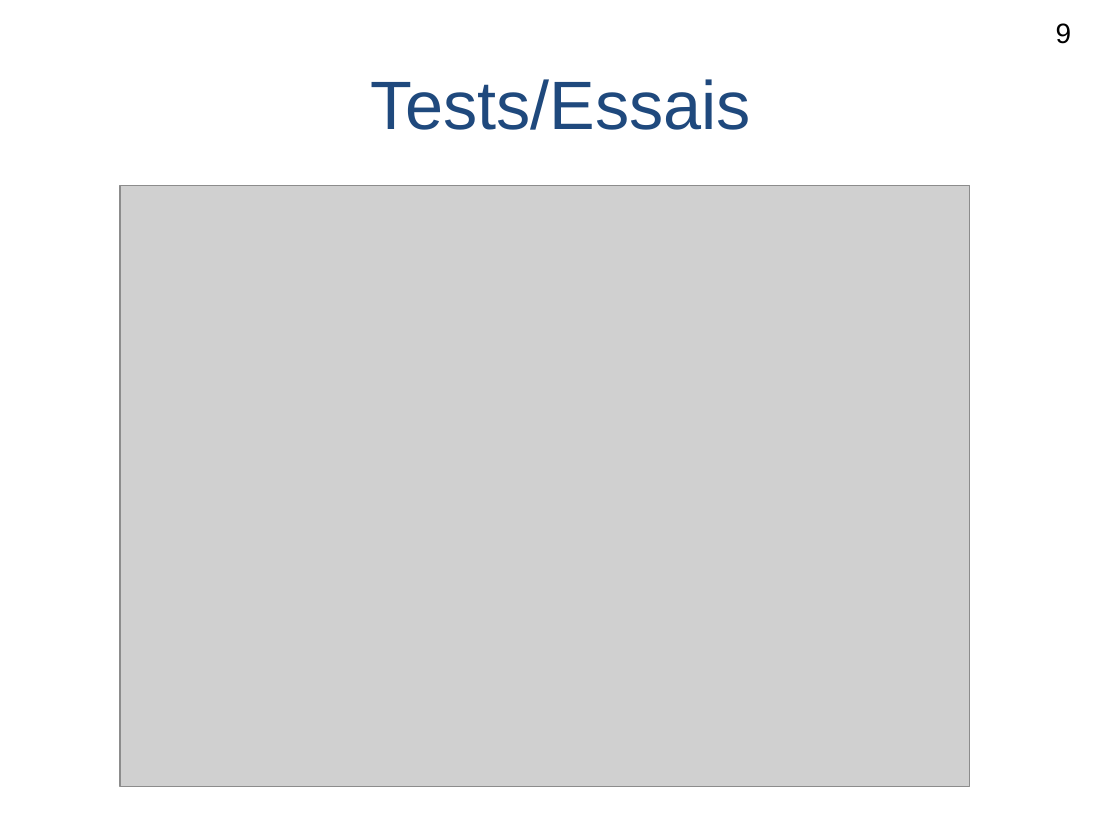
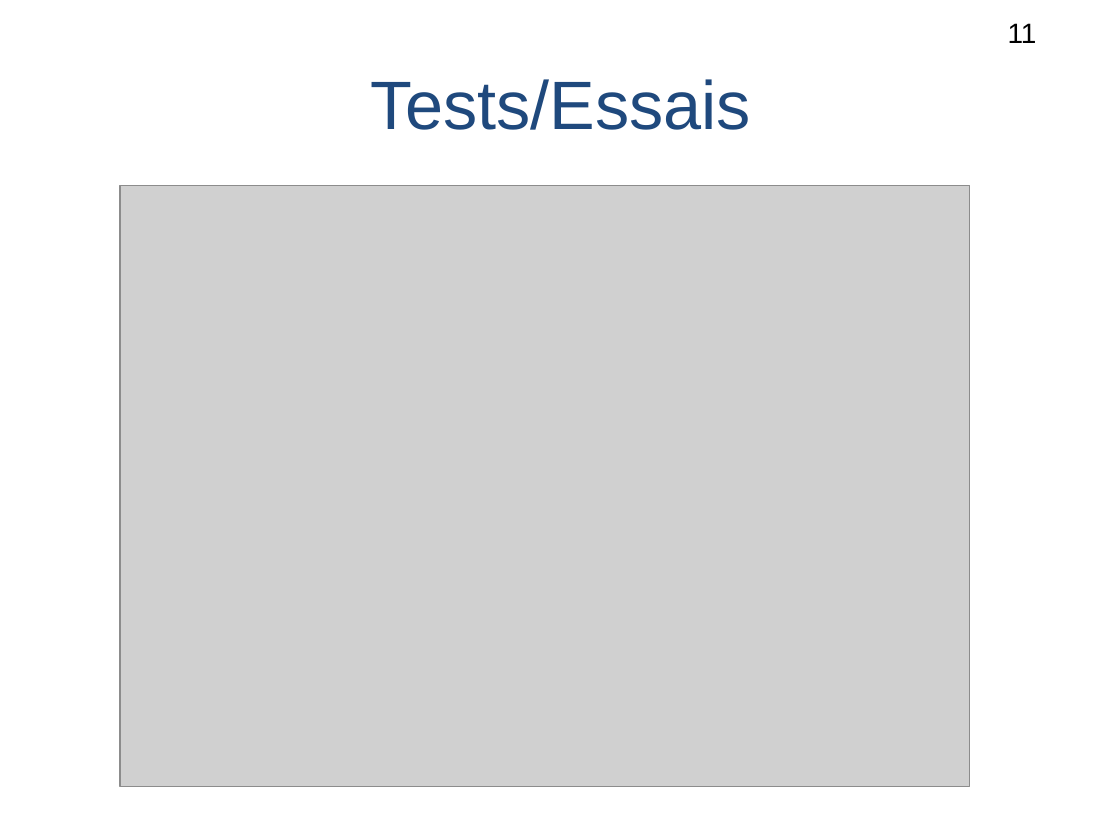
Before and after one commit to lesliesam96/Projet-STI2D, a slide deck: slide 11 of Ralph/Diapo Poulailler (1).ppt (slide 10 before the commit). Drawn at 1120x840 pixels with LibreOffice and Linux fonts; fonts in the diff are those of the drawing; grey boxes stand for pictures; background and template pictures are left out. Boxes give left, top, right and bottom in pixels: in the first picture for what was removed or moved away, otherwise in the second. Text is boxed around its words. In the diff, an @@ line names an element or a change of style, - is before the commit and + after.

```diff
--- a/Ralph/Diapo Poulailler (1).ppt
+++ b/Ralph/Diapo Poulailler (1).ppt
@@ page number added at bbox=[1008, 23, 1037, 43], 18 pt, text #000000 @@
+11
@@ text removed at bbox=[1056, 23, 1072, 44] @@
-9
```
Also in this commit, not shown: 4 other slides changed, 2 slides added, 3 slides removed.
